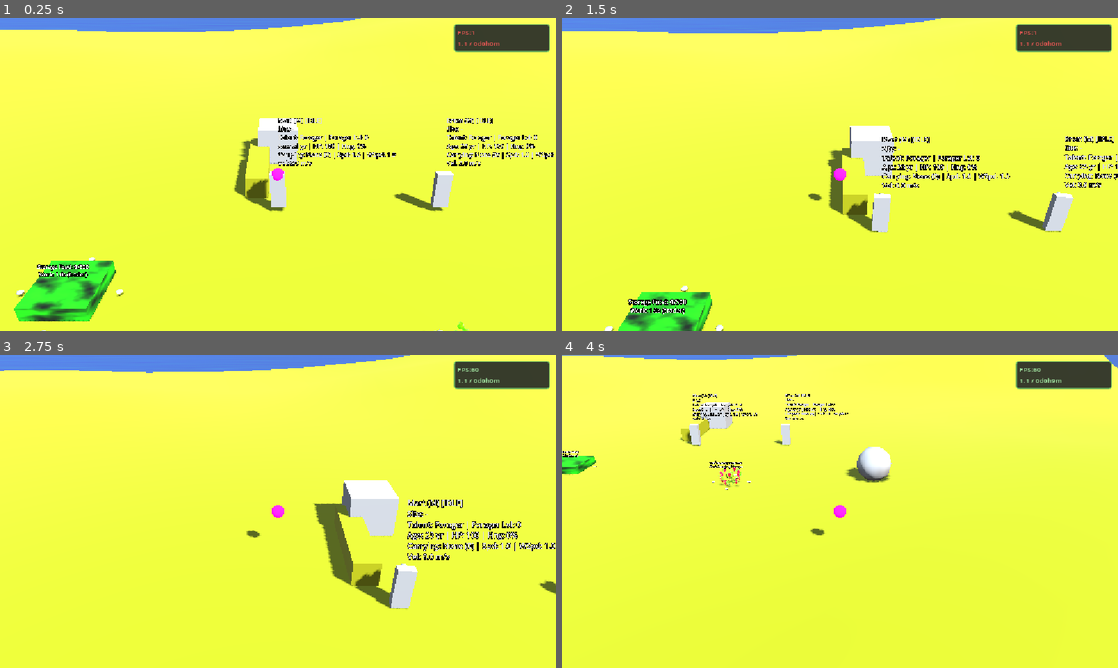
Above: before the commit, frames 1-4 (two rows, left to right).
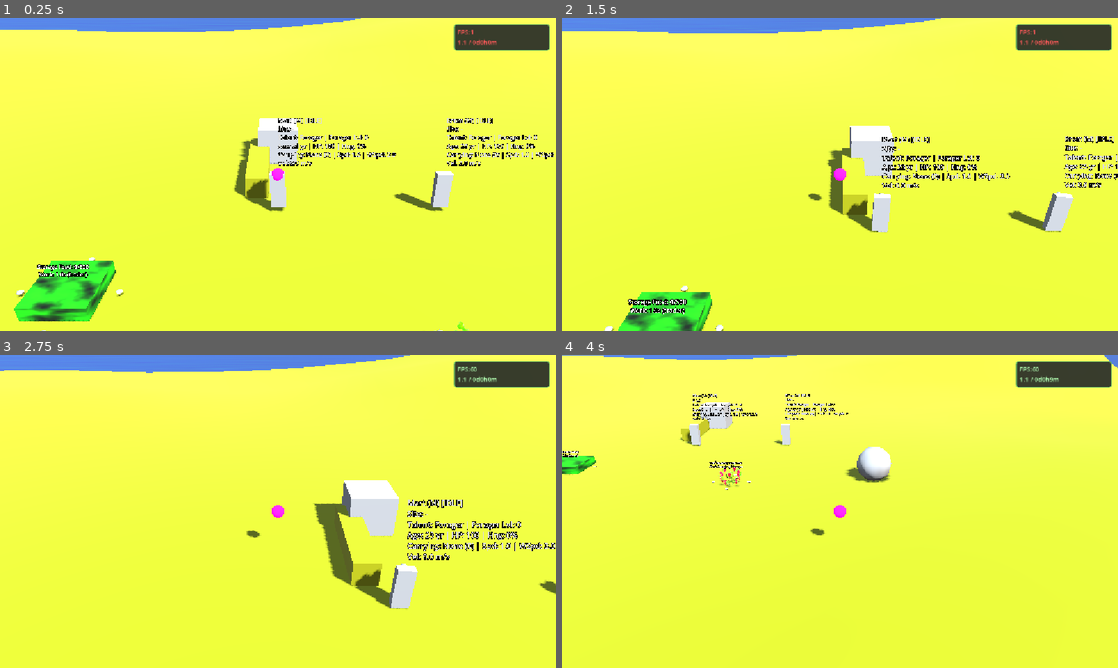
Above: after the commit, the same moments.

Repository: snowydad/Tribe
Game: Godot game, scene res://src/main/main.tscn
The game is run twice, just before and just after one commit, with the same random seed, the same clock (stepped at 60 frames per second) and the same inputs. The project has no main scene, so this scene is started directly.
Inputs (mouse positions are in pixels of both pictures, inside the frame that each line leads up to):
- Up to frame 1 (0.25 s): no input
- Up to frame 2 (1.5 s): tap Enter at 0.5 s; move the mouse to (962, 158) at 0.52 s; tap 0 at 0.6 s; click (962, 158) at 0.67 s; tap Space at 1.25 s; drag from (728, 190) to (812, 237) at 1.27 s
- Up to frame 3 (2.75 s): tap Enter at 2 s; move the mouse to (333, 442) at 2.02 s; tap 2 at 2.1 s; click (333, 442) at 2.17 s
- Up to frame 4 (4 s): drag from (812, 574) to (673, 464) at 2.77 s; move the mouse to (1006, 558) at 3.52 s; tap 4 at 3.6 s; click (1006, 558) at 3.67 s

The runs differ from the first frame. In frame 1, 0.3% of the frame differs, in the area x 69-99%, y 3-45%; in frame 2, 0.3%; in frame 3, 0.3%, in the area x 81-99%, y 3-62%; in frame 4, 0.3%.

Commit message:
Char stats changes - dependacies

Diff:
--- a/src/characters/CharacterData.gd
+++ b/src/characters/CharacterData.gd
@@ -20,7 +20,7 @@
 # ------------------------------------------------------------------------------
 @export var health: float = 100.0   # 100.0 = здоров, 0.0 = смерть
 @export var hunger: float = 0.0     # 0.0 = сыт, 100.0 = умирает от голода
-@export var energy: float = 100.0   # 100.0 = бодр, 0.0 = вымотан
+@export var energy: float = 75.0    # бодрость 0..100; старт из character.ini [initial_stats] energy
 
 # ------------------------------------------------------------------------------
 # 3. ИНВЕНТАРЬ / ПЕРЕНОСИМЫЕ РЕСУРСЫ
@@ -75,6 +75,7 @@
 		return
 
 	health = ConfigLoader.get_character_value("base_stats", "max_health", 100.0)
+	energy = float(ConfigLoader.get_character_value("initial_stats", "energy", 75.0))
 
 	var default_strength = ConfigLoader.get_character_value("initial_stats", "strength", 10)
 	var default_intelligence = ConfigLoader.get_character_value("initial_stats", "intelligence", 10)
@@ -143,33 +144,85 @@
 # ------------------------------------------------------------------------------
 # ОБРАБОТКА ВРЕМЕНИ И НУЖД
 # ------------------------------------------------------------------------------
-
-## Непрерывное обновление нужд (голод) в реальном времени
-func update_needs(delta: float) -> void:
+# hunger += hunger_rate  (всегда)
+# energy += energy_work_rate | energy_rest_rate   (знак уже в ini)
+# energy += energy_drain_rate  если hunger > 50   (обычно отрицательный)
+# health += health_drain_rate  если energy < thr ИЛИ hunger > thr  (один раз)
+# energy → move/work mult: get_energy_speed_mult()
+# ------------------------------------------------------------------------------
+
+func _cfg(key: String, default: float) -> float:
+	if ConfigLoader:
+		return float(ConfigLoader.get_character_value("base_stats", key, default))
+	return default
+
+## activity: "work" | "rest"
+func update_needs(delta: float, activity: String = "rest") -> void:
 	if health <= 0.0:
 		return
 
-	var hunger_rate: float = float(ConfigLoader.get_character_value("base_stats", "hunger_rate", 0.048)) if ConfigLoader else 0.048
-	hunger = clamp(hunger + hunger_rate * delta, 0.0, 100.0)
-
-	if hunger >= 100.0:
-		health = clamp(health - 2.0 * delta, 0.0, 100.0)
-		if health <= 0.0:
-			print("[CharacterData] %s died of starvation!" % character_name)
-			character_died.emit("starvation")
-
-	data_changed.emit()
-
-## Прием пищи (снижение уровня голода)
+	var prev_h: int = int(health)
+	var prev_g: int = int(hunger)
+	var prev_e: int = int(energy)
+
+	var max_hp: float = _cfg("max_health", 100.0)
+	var hunger_rate: float = _cfg("hunger_rate", 0.048)
+	var energy_work_rate: float = _cfg("energy_work_rate", -0.08)
+	var energy_rest_rate: float = _cfg("energy_rest_rate", 0.04)
+	var energy_drain_rate: float = _cfg("energy_drain_rate", -0.03)
+	var health_drain_rate: float = _cfg("health_drain_rate", -0.5)
+	var thr_energy: float = _cfg("health_energy_threshold", 10.0)
+	var thr_hunger: float = _cfg("health_hunger_threshold", 90.0)
+
+	# 1) голод
+	hunger = clampf(hunger + hunger_rate * delta, 0.0, 100.0)
+
+	# 2) energy: work / rest (знак из ini)
+	if activity == "work":
+		energy = clampf(energy + energy_work_rate * delta, 0.0, 100.0)
+	else:
+		energy = clampf(energy + energy_rest_rate * delta, 0.0, 100.0)
+
+	# 2b) доп. при hunger > 50
+	if hunger > 50.0:
+		energy = clampf(energy + energy_drain_rate * delta, 0.0, 100.0)
+
+	# 3) health: один drain, если хотя бы одно условие
+	if energy < thr_energy or hunger > thr_hunger:
+		health = clampf(health + health_drain_rate * delta, 0.0, max_hp)
+
+	if health <= 0.0:
+		health = 0.0
+		print("[CharacterData] %s died (needs). hunger=%.0f energy=%.0f" % [character_name, hunger, energy])
+		character_died.emit("needs")
+		data_changed.emit()
+		return
+
+	if int(health) != prev_h or int(hunger) != prev_g or int(energy) != prev_e:
+		data_changed.emit()
+
+## Еда: −hunger
 func eat_food(nutrition_value: float) -> void:
-	hunger = clamp(hunger - nutrition_value, 0.0, 100.0)
-	print("[CharacterData] %s ate food! Hunger level: %.1f%%" % [character_name, hunger])
-	data_changed.emit()
-
-func _on_day_passed(_total_days: int) -> void:
-	if health <= 0.0:
-		return
-	energy = clamp(energy - 10.0, 0.0, 100.0)
+	hunger = clampf(hunger - maxf(nutrition_value, 0.0), 0.0, 100.0)
+	print("[CharacterData] %s ate food! hunger=%.1f" % [character_name, hunger])
+	data_changed.emit()
+
+## Множитель move/work от energy
+##  >=90 → 1.1 | 75..90 → 1.0 | 10 → 0.25 | <10 → 0.25
+func get_energy_speed_mult() -> float:
+	if energy >= 90.0:
+		return 1.1
+	if energy >= 75.0:
+		return 1.0
+	if energy <= 10.0:
+		return 0.25
+	return lerpf(0.25, 1.0, (energy - 10.0) / 65.0)
+
+func spend_energy(amount: float) -> void:
+	if amount == 0.0:
+		return
+	# amount > 0 = расход; можно передать и отрицательное для хила
+	energy = clampf(energy - amount, 0.0, 100.0)
 	data_changed.emit()
 
 func _on_year_passed(_total_years: int) -> void:
--- a/src/characters/character.gd
+++ b/src/characters/character.gd
@@ -95,7 +95,7 @@
 
 func _physics_process(delta: float) -> void:
 	if data:
-		data.update_needs(delta)
+		data.update_needs(delta, _needs_activity())
 
 	# 1. Захват в воздухе (Drag & Drop)
 	if is_being_dragged:
@@ -313,8 +313,9 @@
 
 	if dist_to_final > arrival_distance and dir.length_squared() > 0.001:
 		var move_dir = dir.normalized()
-		var target_vel_x = move_dir.x * speed
-		var target_vel_z = move_dir.z * speed
+		var move_spd: float = speed * _energy_mult()
+		var target_vel_x = move_dir.x * move_spd
+		var target_vel_z = move_dir.z * move_spd
 		var step_len = Vector2(target_vel_x * delta, target_vel_z * delta).length()
 		if step_len > max_step_distance and delta > 0.0:
 			var cap_factor = max_step_distance / step_len
@@ -384,6 +385,26 @@
 	velocity.x = move_toward(velocity.x, 0.0, speed * delta * 10.0)
 	velocity.z = move_toward(velocity.z, 0.0, speed * delta * 10.0)
 
+# --- МНОЖИТЕЛЬ ОТ ENERGY (CharacterData.get_energy_speed_mult) ---
+
+## activity для energy: work (−) / rest (+)
+func _needs_activity() -> String:
+	# работа: сбор, разгрузка, расчистка, еда
+	match current_state:
+		State.GATHERING, State.CLEARING, State.EATING:
+			return "work"
+		State.DELIVERING:
+			return "work"  # несёт / сдаёт груз
+		State.MOVING:
+			return "work"  # идёт к цели — тоже расход
+		_:
+			return "rest"  # IDLE, CARRIED
+
+func _energy_mult() -> float:
+	if data and data.has_method("get_energy_speed_mult"):
+		return float(data.get_energy_speed_mult())
+	return 1.0
+
 # --- РАБОЧИЕ ПРОЦЕССЫ ---
 
 func _process_gathering(delta: float) -> void:
@@ -403,6 +424,7 @@
 	var current_work_speed: float = work_speed
 	if data and data.has_method("get_effective_work_speed"):
 		current_work_speed = data.get_effective_work_speed(skill_key)
+	current_work_speed *= _energy_mult()
 
 	_work_timer += delta * current_work_speed
 	if _work_timer >= required_time:
@@ -443,8 +465,9 @@
 	current_state = State.EATING
 
 func _process_eating(delta: float) -> void:
-	var req_eat_time: float = eat_speed
-	_work_timer += delta * eat_speed
+	# eat_speed из character.ini [base_stats] = секунды на 1 порцию (не множитель)
+	var req_eat_time: float = maxf(float(eat_speed), 0.01)
+	_work_timer += delta
 	if _work_timer >= req_eat_time:
 		_work_timer = 0.0
 		var nut_val: float = 25.0
@@ -472,6 +495,7 @@
 	var current_work_speed: float = work_speed
 	if data and data.has_method("get_effective_work_speed"):
 		current_work_speed = data.get_effective_work_speed(skill_key)
+	current_work_speed *= _energy_mult()
 
 	_work_timer += delta * current_work_speed
 	if _work_timer >= required_time:
@@ -495,6 +519,7 @@
 		if "skill" in target_obstacle:
 			skill_key = str(target_obstacle.skill)
 		current_work_speed = data.get_effective_work_speed(skill_key)
+	current_work_speed *= _energy_mult()
 
 	_work_timer += delta * current_work_speed
 	if _work_timer >= required_time:
--- a/src/ui/CharacterInfoPanel.gd
+++ b/src/ui/CharacterInfoPanel.gd
@@ -7,7 +7,7 @@
 @export var refresh_interval: float = 0.25
 @export var margin: Vector2 = Vector2(12, 12)
 @export var panel_size_compact: Vector2 = Vector2(200, 56)
-@export var panel_size_expanded: Vector2 = Vector2(280, 110)
+@export var panel_size_expanded: Vector2 = Vector2(320, 200)
 
 var _label: Label
 var _timer: float = 0.0
@@ -66,7 +66,7 @@
 		_label.name = "HudLabel"
 		_label.horizontal_alignment = HORIZONTAL_ALIGNMENT_LEFT
 		_label.vertical_alignment = VERTICAL_ALIGNMENT_TOP
-		_label.add_theme_font_size_override("font_size", 14)
+		_label.add_theme_font_size_override("font_size", 13)
 		add_child(_label)
 	_update_text()
 
@@ -100,6 +100,7 @@
 	var d = _selected.get("data")
 	if d == null:
 		return ""
+
 	var name_str: String = str(d.character_name) if "character_name" in d else "?"
 	var age: int = int(d.age) if "age" in d else 0
 	var gender_letter := "M"
@@ -109,9 +110,108 @@
 	var hp: float = float(d.health) if "health" in d else 0.0
 	var hunger: float = float(d.hunger) if "hunger" in d else 0.0
 	var energy: float = float(d.energy) if "energy" in d else 0.0
-	return "%s. %dyrs. %s. %s\nHP:%.0f Hunger:%.0f Energy:%.0f" % [
-		name_str, age, gender_letter, talent, hp, hunger, energy
-	]
+
+	var lines: PackedStringArray = []
+	# Name. 24yrs. M. forager
+	lines.append("%s. %dyrs. %s. %s" % [name_str, age, gender_letter, talent])
+	# HP / Hunger / Energy
+	lines.append("HP:%.0f Hunger:%.0f Energy:%.0f" % [hp, hunger, energy])
+	# forager:2 | worker:1 | …
+	lines.append(_format_skills_line(d))
+	# action: gathering | walk | carry:berry3 | delivering:berry3 | idle
+	lines.append("action: %s" % _format_current_action())
+	# speed / work / velocity
+	lines.append(_format_speeds_line())
+	return "\n".join(lines)
+
+## Навыки, которые перс реально качал (level>0 или exp>0)
+func _format_skills_line(d) -> String:
+	var skills = d.get("skills") if d is Object else null
+	if skills == null or not (skills is Dictionary) or skills.is_empty():
+		return "skills: -"
+	var parts: PackedStringArray = []
+	for key in skills.keys():
+		var entry = skills[key]
+		var lvl: int = 0
+		var exp_v: float = 0.0
+		if entry is Dictionary:
+			lvl = int(entry.get("level", 0))
+			exp_v = float(entry.get("exp", 0.0))
+		if lvl > 0 or exp_v > 0.0:
+			parts.append("%s:%d" % [str(key), lvl])
+	if parts.is_empty():
+		return "skills: -"
+	return " | ".join(parts)
+
+## Текущее действие из current_state + инвентарь
+func _format_current_action() -> String:
+	var ch = _selected
+	var state_val = ch.get("current_state")
+	var state_name := "idle"
+	# enum State { IDLE, MOVING, CARRIED, GATHERING, DELIVERING, CLEARING, EATING }
+	if state_val != null:
+		match int(state_val):
+			0: state_name = "idle"
+			1: state_name = "walk"
+			2: state_name = "carried"
+			3: state_name = "gather"
+			4: state_name = "deliver"
+			5: state_name = "clear"
+			6: state_name = "eat"
+			_:
+				state_name = str(state_val)
+
+	var d = ch.get("data")
+	var item := ""
+	var amount := 0
+	if d != null:
+		if "carried_item" in d:
+			item = str(d.carried_item)
+		if "item_amount" in d:
+			amount = int(d.item_amount)
+
+	var cargo := ""
+	if item != "" and amount > 0:
+		cargo = "%s%d" % [item, amount]
+
+	if state_name == "walk" and cargo != "":
+		return "carry: %s" % cargo
+	if state_name == "deliver":
+		if cargo != "":
+			return "delivering: %s" % cargo
+		return "delivering"
+	if state_name == "gather":
+		return "gather"
+	if state_name == "eat":
+		return "eat"
+	if state_name == "clear":
+		return "clear"
+	if state_name == "carried":
+		return "carried"
+	if state_name == "idle":
+		if cargo != "":
+			return "idle (hold: %s)" % cargo
+		return "idle"
+	return state_name
+
+func _format_speeds_line() -> String:
+	var ch = _selected
+	var move_spd: float = float(ch.get("speed")) if ch.get("speed") != null else 0.0
+	var work_spd: float = float(ch.get("work_speed")) if ch.get("work_speed") != null else 0.0
+	# effective work speed if available (talent/skill)
+	var d = ch.get("data")
+	if d != null and d.has_method("get_effective_work_speed"):
+		# для отображения — talent или forager как типичный рабочий skill
+		var skill_key: String = "forager"
+		if "talent" in d and str(d.talent) != "":
+			skill_key = str(d.talent)
+		work_spd = float(d.get_effective_work_speed(skill_key))
+	var vel: float = 0.0
+	if "velocity" in ch:
+		var v = ch.velocity
+		if v is Vector3:
+			vel = Vector2(v.x, v.z).length()
+	return "spd:%.1f work:%.2f vel:%.2f" % [move_spd, work_spd, vel]
 
 func _format_game_duration() -> String:
 	var total_sec: float = 0.0
Not shown, changed: assets/config/character.ini
